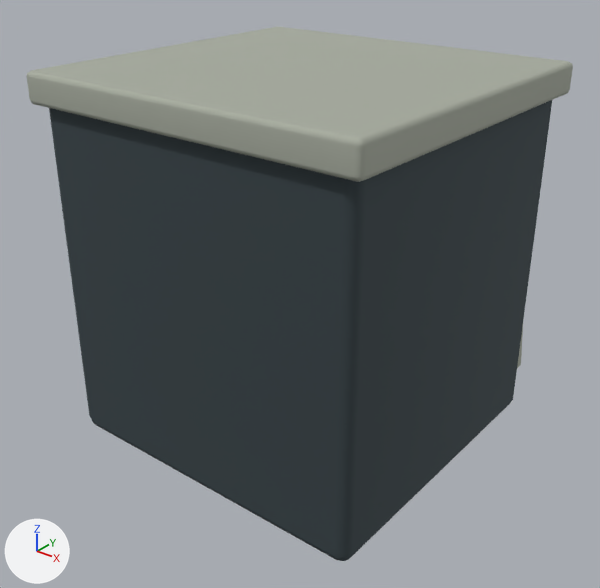
Before and after pictures for a commit that changed the glTF model godot/campaign/art/structures/gate-top-0.glb.
One viewpoint serves both versions: a camera (50 mm lens) standing at (1.245, -1.583, 1.369) and looking at (0.014, -0.044, 0.414). The axes (+X, +Y, +Z) are drawn at lower left. The lights are the same throughout. The picture after the commit comes second. Where no turn or scale is listed for an object, it has been applied to the vertices. Vertices at exactly the same position are counted once.

Script lines for the objects in view, before the commit:
```python
me_cube = bpy.data.meshes.new('Cube')
me_cube.from_pydata(...)  # 56 vertices, 108 faces; spans x -0.45..0.45, y -0.43..0.43, z 0.01..0.99
me_cube.materials.append(mat_gate_0)  # greyish cyan #49555a
me_cube_001 = bpy.data.meshes.new('Cube.001')
me_cube_001.from_pydata(...)  # 336 vertices, 648 faces; spans x -0.475..0.475, y -0.455..0.488, z 0.106..0.995
me_cube_001.materials.append(mat_gate_1)  # grey #abb0a3
me_cube_003 = bpy.data.meshes.new('Cube.003')
me_cube_003.from_pydata(...)  # 56 vertices, 108 faces; spans x -0.235..0.235, y 0.432..0.458, z 0.175..0.805
me_cube_003.materials.append(mat_gate_2)  # dark cyan #364a4e
me_cube_004 = bpy.data.meshes.new('Cube.004')
me_cube_004.from_pydata(...)  # 56 vertices, 108 faces; spans x -0.035..0.035, y 0.454..0.476, z 0.21..0.77
me_cube_004.materials.append(mat_gate_3)  # orange #bd9867
ob_gate_0 = bpy.data.objects.new('gate_0', me_cube)
ob_gate_0.location = (0.0, 0.0, 0.0)
ob_gate_1 = bpy.data.objects.new('gate_1', me_cube_001)
ob_gate_1.location = (0.0, 0.0, 0.0)
ob_gate_2 = bpy.data.objects.new('gate_2', me_cube_003)
ob_gate_2.location = (0.0, 0.0, 0.0)
ob_gate_3 = bpy.data.objects.new('gate_3', me_cube_004)
ob_gate_3.location = (0.0, 0.0, 0.0)
```
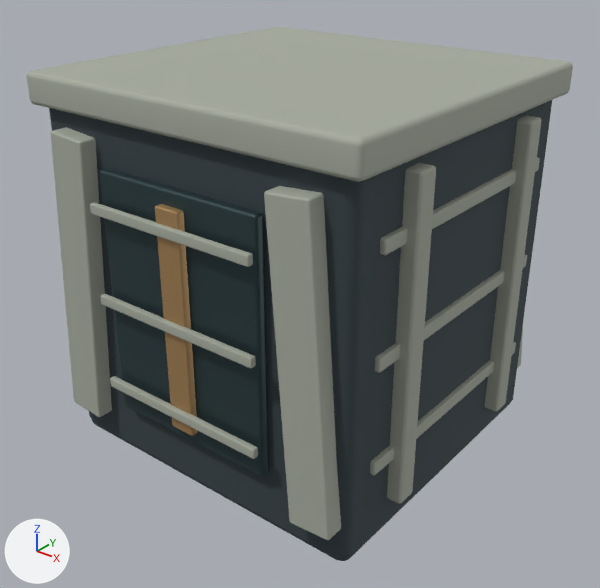
What differs and where, as boxes [x1, y1, x2, y2] in the pictures (600 x 588 px):
'gate_1', reshaped (50% taller): before [27, 27, 573, 368]; after [27, 27, 573, 540]
'gate_2', reshaped (not visible before): after [100, 168, 268, 477]
'gate_3', reshaped (not visible before): after [155, 204, 198, 436]
part 1 of me_cube_001, added: after [51, 127, 112, 417]
part 2 of me_cube_001, added: after [264, 186, 341, 540]
part 3 of me_cube_001, added: after [110, 376, 258, 459]
part 4 of me_cube_001, added: after [101, 294, 256, 368]
part 5 of me_cube_001, added: after [90, 202, 253, 267]
part 6 of me_cube_001, added: after [370, 116, 541, 504]

What changed in the scene script:
```text
Change me_cube_001:
    used by ob_gate_1; location = (0.0, 0.0, 0.0)
    remove me_cube_001.from_pydata(...)  # 336 vertices, 648 faces; spans x -0.475..0.475, y -0.455..0.488, z 0.106..0.995
    add me_cube_001.from_pydata(...)  # 1176 vertices, 2268 faces; spans x -0.487..0.487, y -0.488..0.488, z 0.105..0.995
    me_cube_001 part 1: the loose piece of 56 vertices spanning x -0.434..-0.269, y 0.413..0.473, z 0.106..0.874 is copied, and the copy is moved by (0.0, -0.886, 0.0); it spans x -0.434..-0.269, y -0.473..-0.413, z 0.106..0.874
    me_cube_001 part 2: the loose piece of 56 vertices spanning x 0.269..0.434, y 0.413..0.473, z 0.106..0.874 is copied, and the copy is moved by (0.0, -0.886, 0.0); it spans x 0.269..0.434, y -0.473..-0.413, z 0.106..0.874
    me_cube_001 part 3: the loose piece of 56 vertices spanning x -0.24..0.24, y 0.472..0.488, z 0.248..0.273 is copied, and the copy is moved by (0.0, -0.96, 0.0); it spans x -0.24..0.24, y -0.488..-0.472, z 0.247..0.272
    me_cube_001 part 4: the loose piece of 56 vertices spanning x -0.24..0.24, y 0.472..0.488, z 0.478..0.503 is copied, and the copy is moved by (0.0, -0.96, 0.0); it spans x -0.24..0.24, y -0.488..-0.472, z 0.478..0.502
    me_cube_001 part 5: the loose piece of 56 vertices spanning x -0.24..0.24, y 0.472..0.488, z 0.708..0.733 is copied, and the copy is moved by (0.0, -0.96, 0.0); it spans x -0.24..0.24, y -0.488..-0.472, z 0.708..0.733
    me_cube_001 part 6: 280 vertices added at x 0.417..0.487, y -0.345..0.345, z 0.105..0.895
    other edits to the shape of me_cube_001 do not show in these pictures
Change me_cube_003:
    used by ob_gate_2; location = (0.0, 0.0, 0.0)
    remove me_cube_003.from_pydata(...)  # 56 vertices, 108 faces; spans x -0.235..0.235, y 0.432..0.458, z 0.175..0.805
    add me_cube_003.from_pydata(...)  # 112 vertices, 216 faces; spans x -0.235..0.235, y -0.458..0.458, z 0.175..0.805
    me_cube_003 part 7: the loose piece of 56 vertices spanning x -0.235..0.235, y 0.432..0.458, z 0.175..0.805 is copied, and the copy is moved by (0.0, -0.89, 0.0); it spans x -0.235..0.235, y -0.458..-0.432, z 0.175..0.805
Change me_cube_004:
    used by ob_gate_3; location = (0.0, 0.0, 0.0)
    remove me_cube_004.from_pydata(...)  # 56 vertices, 108 faces; spans x -0.035..0.035, y 0.454..0.476, z 0.21..0.77
    add me_cube_004.from_pydata(...)  # 112 vertices, 216 faces; spans x -0.035..0.035, y -0.476..0.476, z 0.21..0.77
    me_cube_004 part 8: the loose piece of 56 vertices spanning x -0.035..0.035, y 0.454..0.476, z 0.21..0.77 is copied, and the copy is moved by (0.0, -0.93, 0.0); it spans x -0.035..0.035, y -0.476..-0.454, z 0.21..0.77
```
